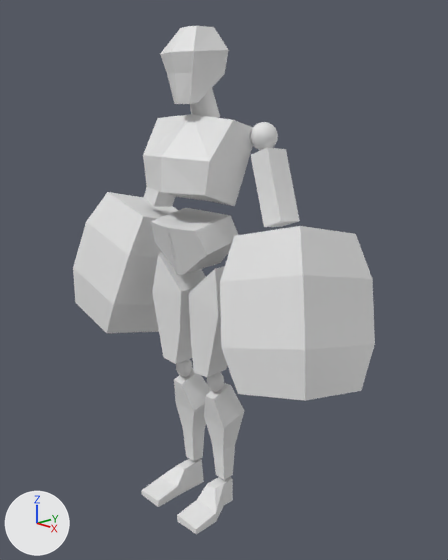
The Blender file Low Poly Characters Blender Bitesize Course/block_man.blend: old version first, new version second.
Camera for both pictures: a 50 mm lens placed at (3.87, -3.4, 3.59), pointed at (0.07, 0.2, 2.12). Every picture has the same lights, and +X, +Y and +Z are marked at lower left. The older version comes first.
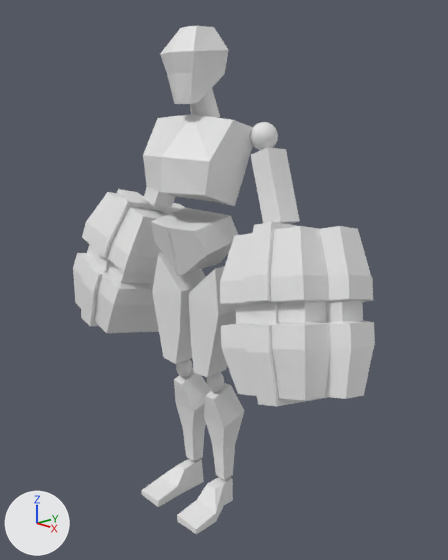
What differs and where, as boxes [x1, y1, x2, y2] in the pictures (448 x 560 px):
'Cube.026', reshaped
    before: [73, 192, 375, 401]
    after: [73, 189, 375, 407]
part 1 of me_cube_026, added
    after: [73, 189, 375, 407]

The change, as a list of edits to the scene's bpy script:
```text
Change me_cube_026:
    used by ob_cube_026; location = (1.003, 0.081, 2.074); rotation_euler = (-0.228, -0.252, 0.0578), in degrees (-13, -14, 3.3); scale = (0.316, 0.343, 0.596)
    remove me_cube_026.from_pydata(...)  # 32 vertices, 30 faces; spans x -1.25..1.25, y -1.25..1.25, z -1.0..1.0
    add me_cube_026.from_pydata(...)  # 736 vertices, 734 faces; spans x -1.25..1.78, y -1.38..1.36, z -1.09..1.09
    me_cube_026 part 1: 704 vertices added at x -1.25..1.78, y -1.38..1.36, z -1.09..1.09
```
